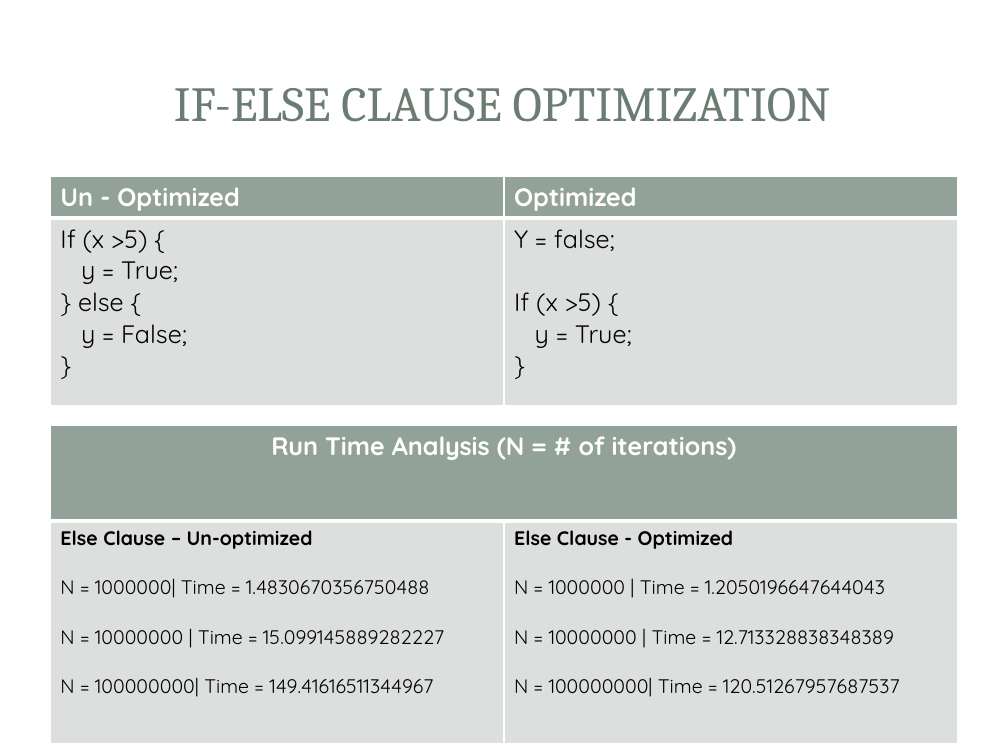
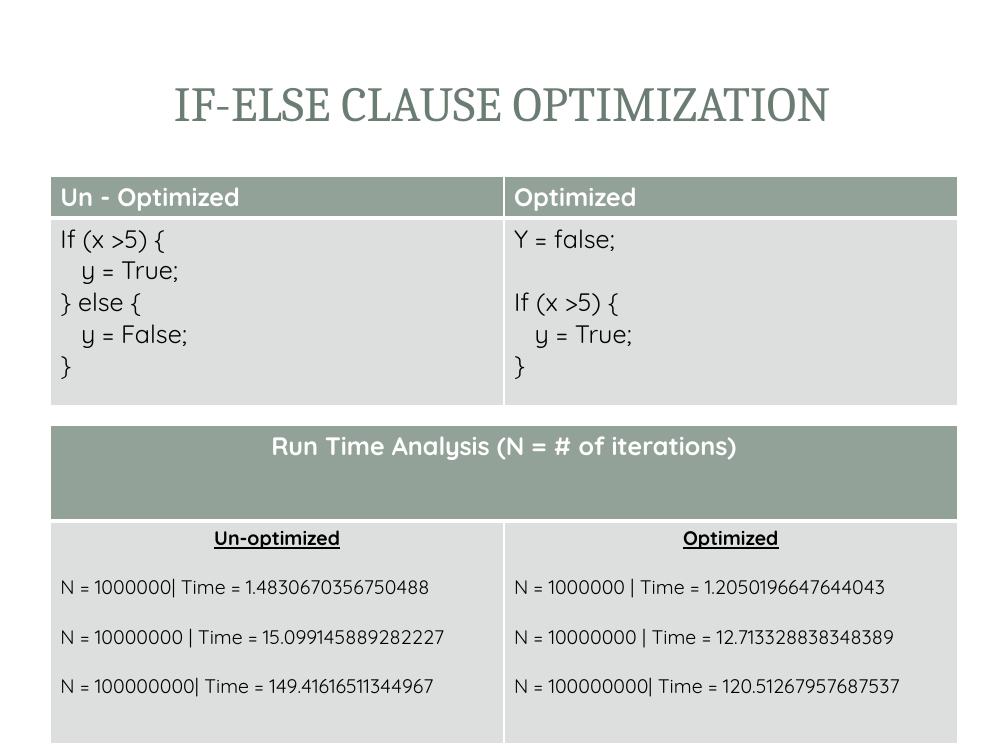
Before and after one commit to saiyamsethi5/4tb3-static-analysis, a slide deck: slide 6 of presentation/Presentation.pptx (slide 5 before the commit). Drawn at 1008x756 pixels with LibreOffice and Linux fonts; fonts in the diff are those of the drawing; background and template pictures are left out. Boxes give left, top, right and bottom in pixels: in the first picture for what was removed or moved away, otherwise in the second. Text is boxed around its words. In the diff, an @@ line names an element or a change of style, - is before the commit and + after.

```diff
--- a/presentation/Presentation.pptx
+++ b/presentation/Presentation.pptx
@@ table at (x1=50, y1=425, x2=958, y2=744) @@
-row 2, column 1: Else Clause – Un-optimized / N = 1000000| Time = 1.4830670356750488 / N = 10000000 | Time = 15.099145889282227 / N = 100000000| Time = 149.41616511344967
+row 2, column 1: Un-optimized / N = 1000000| Time = 1.4830670356750488 / N = 10000000 | Time = 15.099145889282227 / N = 100000000| Time = 149.41616511344967
-row 2, column 2: Else Clause - Optimized / N = 1000000 | Time = 1.2050196647644043 / N = 10000000 | Time = 12.713328838348389 / N = 100000000| Time = 120.51267957687537
+row 2, column 2: Optimized / N = 1000000 | Time = 1.2050196647644043 / N = 10000000 | Time = 12.713328838348389 / N = 100000000| Time = 120.51267957687537
```
Also in this commit, not shown: 3 other slides changed, 4 slides added, 3 other files.
